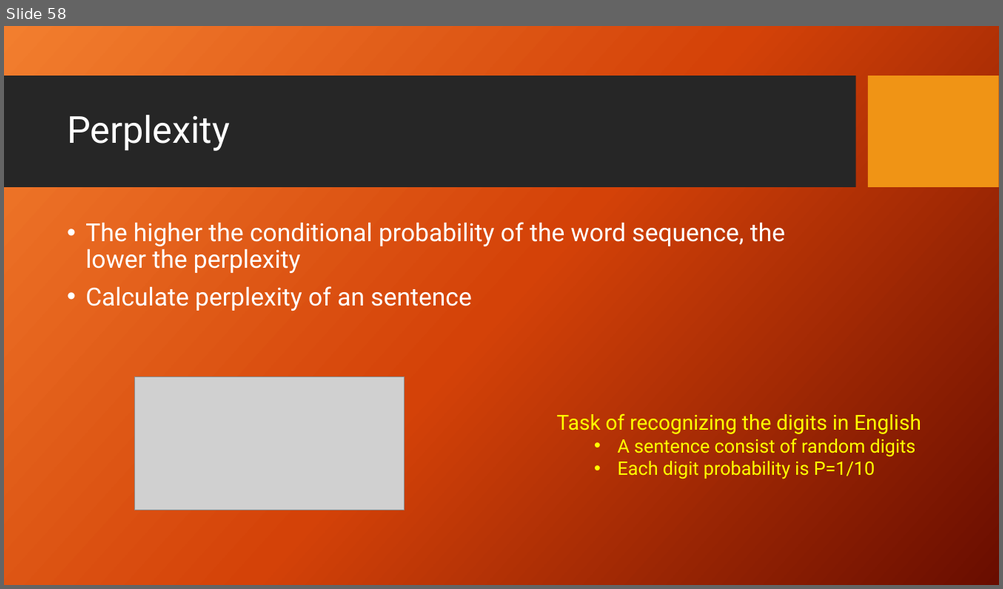
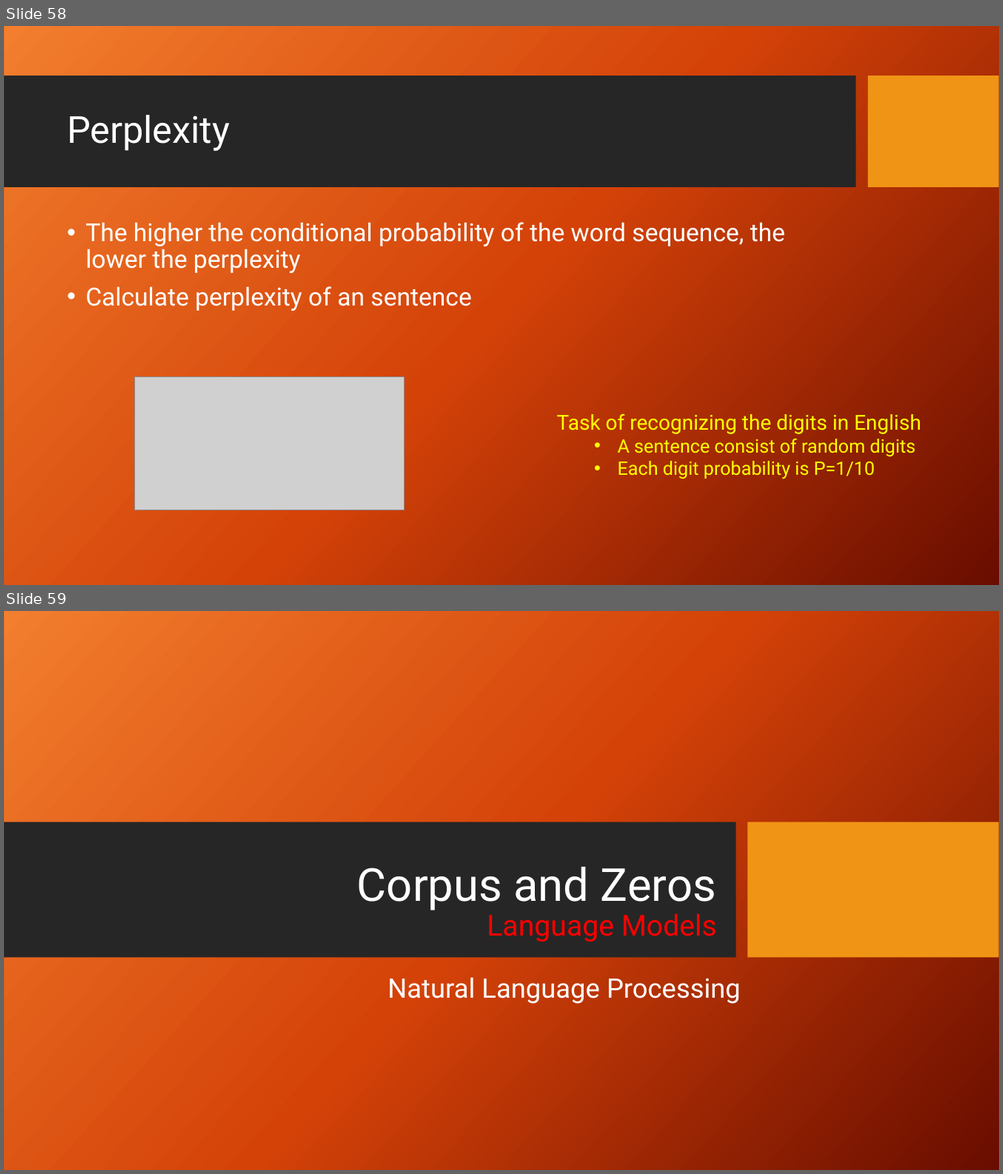
Before and after one commit to FaisalAhmedBijoy/Natural-Language-Processing-with-Python, a slide deck: docs/NLP_bangla_tutorial.pptx. Shown one above the other, each under a label of ours: slide 58 before the commit, slides 58 and 59 after it. The pictures are 1003x589 and 1003x1174 pixels, drawn with LibreOffice and Linux fonts; fonts in the diff are those of the drawing; grey boxes stand for pictures; background and template pictures are left out. Boxes give left, top, right and bottom in pixels: in the first picture for what was removed or moved away, otherwise in the second. Text is boxed around its words. In the diff, an @@ line names an element or a change of style, - is before the commit and + after.

```diff
--- a/docs/NLP_bangla_tutorial.pptx
+++ b/docs/NLP_bangla_tutorial.pptx
@@ slide 59 added at (x1=4, y1=611, x2=999, y2=1170), background picture (left out) @@
@@ rectangle added at (x1=4, y1=822, x2=736, y2=958), fill #262626 @@
@@ rectangle added at (x1=747, y1=822, x2=999, y2=958), fill #F09415 @@
@@ title added at (x1=357, y1=867, x2=717, y2=942), 44 pt, text #FFFFFF @@
+Corpus and Zeros
+Language Models
@@ subtitle added at (x1=387, y1=977, x2=740, y2=1004), 26 pt, text #FFFFFF @@
+Natural Language Processing
```
Also in this commit, not shown: 7 other slides added.
